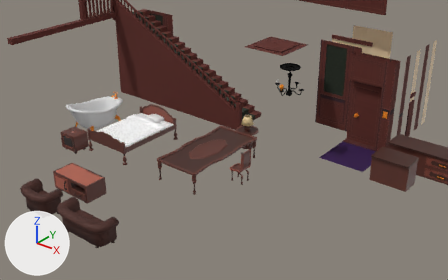
The FBX model Assets/Models/Buil01.fbx as it was, and as the next commit left it.
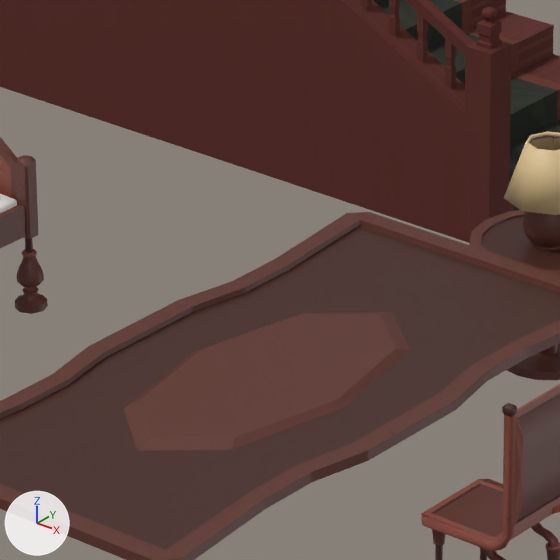
There are two pictures of each version: one from a camera (50 mm lens) standing at (12.29, -19.46, 11.96) and looking at (-1.33, -2.44, 1.41), one close up on the part from 38% to 56% of the width and 34% to 62% of the height. Lighting does not change. The marker at lower left points along +X, +Y and +Z. The last two pictures show the newer version. Where no turn or scale is listed for an object, it has been applied to the vertices.

Objects in the first close-up: 'Chair01', 'Lamp_Small', 'Lamp_Small_Hat', 'Stairs', 'Stairs_Ramp', 'Stairs_carpet', 'Table_Large01', 'Table_Small', 'bed_01' and 1 more.
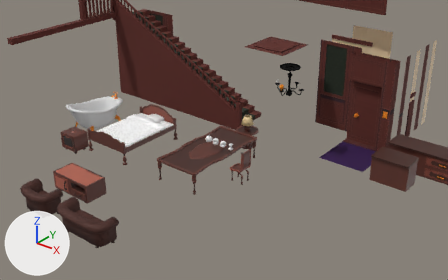
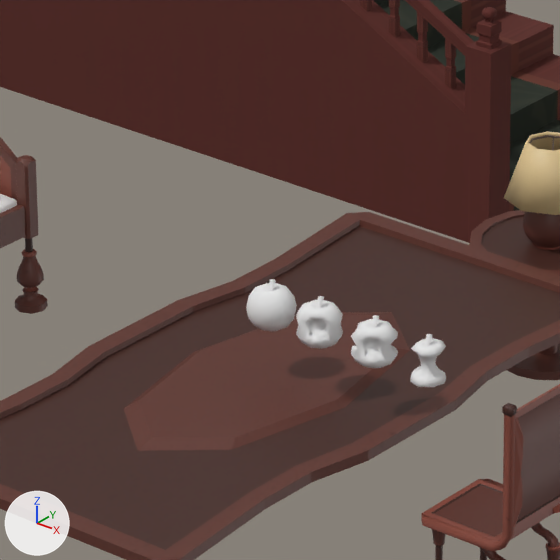
Where the change shows, as pixel boxes (x1, y1, x2, y2) in the close-ups (560 x 560 px):
'Fruit_Apple_0', added: after (246, 279, 297, 332)
'Fruit_Apple_1', added: after (296, 296, 343, 349)
'Fruit_Apple_2', added: after (351, 315, 398, 368)
'Fruit_Apple_3', added: after (410, 334, 446, 387)

The change, as a diff of the scene's bpy script:
```diff
--- a/Assets/Models/Buil01.fbx.py
+++ b/Assets/Models/Buil01.fbx.py
@@ mat_apple @@
+mat_apple = principled_material('Apple')
+mat_apple.base_color = (0.8, 0.8, 0.8)  # white #e7e7e7
+mat_apple.roughness = 0.93
@@ me_sphere_007 @@
+me_sphere_007.from_pydata(...)  # 120 vertices, 236 faces; spans x -0.128..0.127, y -0.12..0.127, z -0.125..0.162
+me_sphere_007.materials.append(mat_apple)  # its picture is missing
@@ me_sphere_009 @@
+me_sphere_009.from_pydata(...)  # 127 vertices, 250 faces; spans x -0.098..0.1, y -0.101..0.097, z -0.125..0.162
+me_sphere_009.materials.append(mat_apple)  # its picture is missing
@@ me_sphere_008 @@
+me_sphere_008.from_pydata(...)  # 158 vertices, 312 faces; spans x -0.121..0.126, y -0.12..0.119, z -0.125..0.162
+me_sphere_008.materials.append(mat_apple)  # its picture is missing
@@ me_sphere_006 @@
+me_sphere_006.from_pydata(...)  # 104 vertices, 204 faces; spans x -0.139..0.139, y -0.139..0.139, z -0.125..0.162
+me_sphere_006.materials.append(mat_apple)  # its picture is missing
@@ ob_fruit_apple_1 @@
+ob_fruit_apple_1 = bpy.data.objects.new('Fruit_Apple_1', me_sphere_007)
+ob_fruit_apple_1.location = (-1.637, -2.582, 1.313)
@@ ob_fruit_apple_3 @@
+ob_fruit_apple_3 = bpy.data.objects.new('Fruit_Apple_3', me_sphere_009)
+ob_fruit_apple_3.location = (-0.893, -2.582, 1.313)
@@ ob_fruit_apple_2 @@
+ob_fruit_apple_2 = bpy.data.objects.new('Fruit_Apple_2', me_sphere_008)
+ob_fruit_apple_2.location = (-1.255, -2.582, 1.313)
@@ ob_fruit_apple_0 @@
+ob_fruit_apple_0 = bpy.data.objects.new('Fruit_Apple_0', me_sphere_006)
+ob_fruit_apple_0.location = (-1.977, -2.582, 1.313)
```
